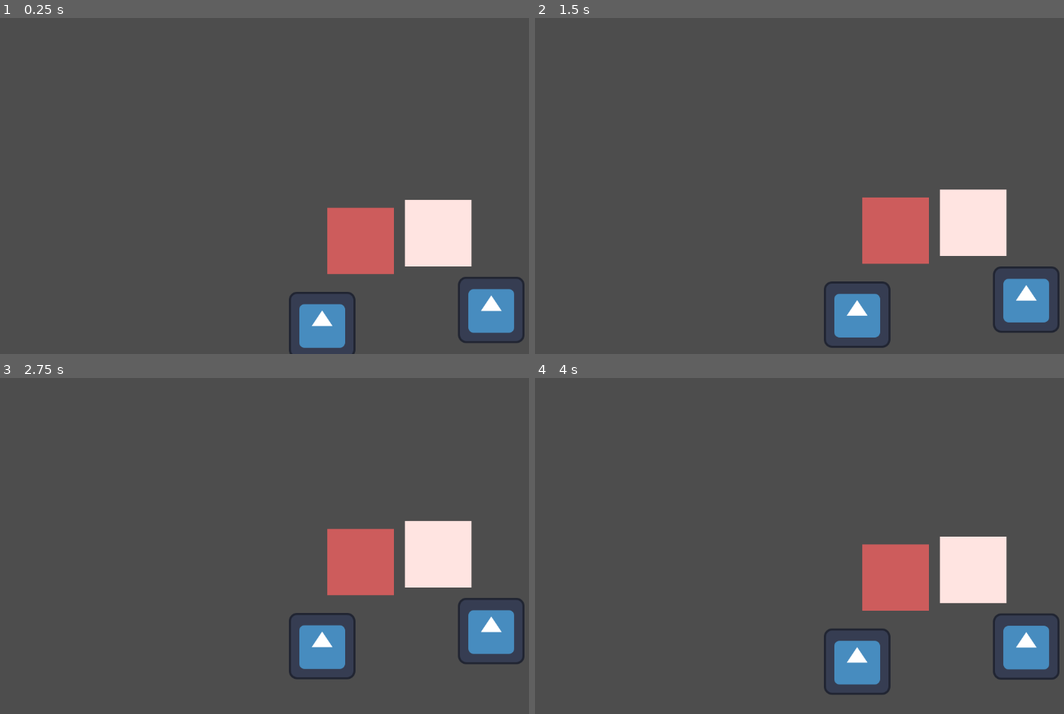
Above: before the commit, frames 1-4 (two rows, left to right).
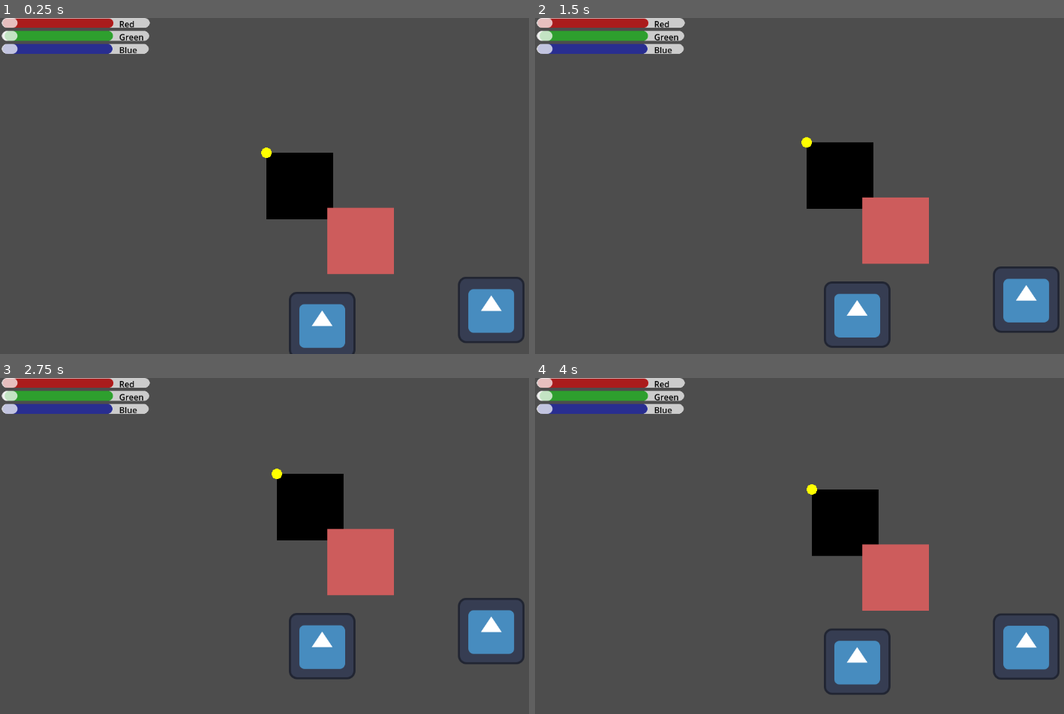
Above: after the commit, the same moments.

Repository: y1z/ms-pixel
Game: Godot game, scene res://Scenes/main.tscn
Same seed, same stepped clock (60 frames per second), same inputs: the game is played once before the commit and once after it. The engine's default icon, where the game draws it, is replaced by a stand-in: a white triangle on a blue panel in a dark square.
Inputs (mouse positions are in pixels of both pictures, inside the frame that each line leads up to):
- Up to frame 1 (0.25 s): no input
- Up to frame 2 (1.5 s): tap Enter at 0.5 s; move the mouse to (968, 169) at 0.52 s; press the mouse at (968, 169) at 0.53 s; hold D (move_right) 0.53-1.28 s; tap Space at 1.25 s; move the mouse to (714, 202) at 1.27 s; release the mouse at (714, 202) at 1.28 s; hold S (move_down) from 1.28 s (still down); click (714, 202) at 1.35 s
- Up to frame 3 (2.75 s): move the mouse to (359, 472) at 2.02 s; release S (move_down) at 2.03 s; press the mouse at (359, 472) at 2.03 s; hold D (move_right) from 2.03 s (still down); tap Enter at 2.1 s
- Up to frame 4 (4 s): tap Enter at 2.75 s; move the mouse to (804, 613) at 2.77 s; release D (move_right) at 2.78 s; release the mouse at (804, 613) at 2.78 s; hold W (move_up) 2.78-3.53 s; tap F at 2.85 s; click (804, 613) at 3.05 s; move the mouse to (1016, 596) at 3.52 s; press the mouse at (1016, 596) at 3.53 s; hold S (move_down) from 3.53 s (still down)

The runs differ from the first frame. In frame 1, 7.5% of the frame differs, in the area x 0-90%, y 0-74%; in frame 2, 7.4%; in frame 3, 7.4%; in frame 4, 7.4%.

Commit message:
Add UI

Diff:
--- /dev/null
+++ b/Entities/basic_theme.tres
@@ -0,0 +1,3 @@
+[gd_resource type="Theme" format=3 uid="uid://bealeuncdmy3b"]
+
+[resource]
--- /dev/null
+++ b/Scenes/h_scroll_bar_theme.tres
@@ -0,0 +1,16 @@
+[gd_resource type="StyleBoxFlat" format=3 uid="uid://bynyywx5h71e7"]
+
+[resource]
+content_margin_left = 0.0
+content_margin_top = 4.0
+content_margin_right = 0.0
+content_margin_bottom = 4.0
+bg_color = Color(0.8784314, 0, 0, 0.63529414)
+border_width_top = 1
+border_width_right = 70
+corner_radius_top_left = 10
+corner_radius_top_right = 10
+corner_radius_bottom_right = 10
+corner_radius_bottom_left = 10
+corner_detail = 6
+expand_margin_right = 70.0
--- a/Scenes/main.tscn
+++ b/Scenes/main.tscn
@@ -1,25 +1,185 @@
-[gd_scene load_steps=5 format=3 uid="uid://dcj8i1iuuxwol"]
+[gd_scene load_steps=11 format=3 uid="uid://dcj8i1iuuxwol"]
 
 [ext_resource type="Script" uid="uid://cs3lxpnvlc3hd" path="res://Scripts/test_create_image.gd" id="1_bo1nx"]
 [ext_resource type="Texture2D" uid="uid://bqxsdths03efw" path="res://Sprites/icon2.svg" id="1_jjgbg"]
 [ext_resource type="Texture2D" uid="uid://bmhj0i2o5i7ga" path="res://Textures/icon_texture.svg" id="3_8gbba"]
+[ext_resource type="StyleBox" uid="uid://bynyywx5h71e7" path="res://Scenes/h_scroll_bar_theme.tres" id="3_21xkr"]
+[ext_resource type="Theme" uid="uid://bealeuncdmy3b" path="res://Entities/basic_theme.tres" id="3_kry3j"]
 [ext_resource type="PackedScene" uid="uid://cjcdpcj4atgb8" path="res://Entities/pixel.tscn" id="4_jjvhh"]
+
+[sub_resource type="Theme" id="Theme_jjvhh"]
+
+[sub_resource type="StyleBoxFlat" id="StyleBoxFlat_21xkr"]
+content_margin_left = 4.0
+content_margin_top = 4.0
+content_margin_right = 4.0
+content_margin_bottom = 4.0
+bg_color = Color(1, 1, 1, 0.7176471)
+border_width_left = 2
+corner_radius_top_left = 10
+corner_radius_top_right = 10
+corner_radius_bottom_right = 10
+corner_radius_bottom_left = 10
+corner_detail = 6
+expand_margin_left = 1.0
+expand_margin_right = 1.0
+
+[sub_resource type="StyleBoxFlat" id="StyleBoxFlat_344ge"]
+content_margin_left = 0.0
+content_margin_top = 4.0
+content_margin_right = 0.0
+content_margin_bottom = 4.0
+bg_color = Color(0.101960786, 0.8352941, 0.101960786, 0.6)
+border_width_left = 5
+border_width_right = 70
+corner_radius_top_left = 10
+corner_radius_top_right = 10
+corner_radius_bottom_right = 10
+corner_radius_bottom_left = 10
+corner_detail = 6
+expand_margin_right = 70.0
+
+[sub_resource type="StyleBoxFlat" id="StyleBoxFlat_6bp64"]
+content_margin_left = 0.0
+content_margin_top = 4.0
+content_margin_right = 0.0
+content_margin_bottom = 4.0
+bg_color = Color(0.06666667, 0.101960786, 0.7411765, 0.6)
+border_width_right = 70
+corner_radius_top_left = 10
+corner_radius_top_right = 10
+corner_radius_bottom_right = 10
+corner_radius_bottom_left = 10
+corner_detail = 6
+expand_margin_right = 68.0
 
 [node name="Main" type="Node2D"]
 script = ExtResource("1_bo1nx")
 
-[node name="Control" type="Control" parent="."]
-layout_mode = 3
-offset_right = 40.0
-offset_bottom = 40.0
-
-[node name="main_sprite" type="Sprite2D" parent="Control"]
-unique_name_in_owner = true
-position = Vector2(117, 106)
-texture = ExtResource("1_jjgbg")
+[node name="Pixel" parent="." instance=ExtResource("4_jjvhh")]
+position = Vector2(266, 91)
 
 [node name="scene_camera" type="Camera2D" parent="."]
 unique_name_in_owner = true
+
+[node name="Control" type="Control" parent="scene_camera"]
+layout_mode = 3
+offset_right = 1152.0
+offset_bottom = 636.0
+
+[node name="CanvasLayer" type="CanvasLayer" parent="scene_camera/Control"]
+
+[node name="VBoxContainer" type="VBoxContainer" parent="scene_camera/Control/CanvasLayer"]
+anchors_preset = -1
+offset_right = 234.0
+offset_bottom = 350.0
+theme_override_constants/separation = 25
+
+[node name="red container" type="HBoxContainer" parent="scene_camera/Control/CanvasLayer/VBoxContainer"]
+layout_mode = 2
+theme_override_constants/separation = 225
+alignment = 1
+
+[node name="horizontal bar control" type="Control" parent="scene_camera/Control/CanvasLayer/VBoxContainer/red container"]
+layout_mode = 2
+mouse_filter = 1
+mouse_default_cursor_shape = 2
+theme = SubResource("Theme_jjvhh")
+
+[node name="HScrollBar" type="HScrollBar" parent="scene_camera/Control/CanvasLayer/VBoxContainer/red container/horizontal bar control"]
+layout_mode = 1
+anchors_preset = -1
+offset_right = 214.0
+offset_bottom = 19.0
+mouse_filter = 1
+mouse_default_cursor_shape = 2
+accessibility_live = 1
+theme_override_styles/scroll = ExtResource("3_21xkr")
+theme_override_styles/grabber = SubResource("StyleBoxFlat_21xkr")
+page = 10.0
+
+[node name="Text control" type="Control" parent="scene_camera/Control/CanvasLayer/VBoxContainer/red container"]
+layout_mode = 2
+
+[node name="Label" type="Label" parent="scene_camera/Control/CanvasLayer/VBoxContainer/red container/Text control"]
+layout_mode = 1
+anchors_preset = -1
+offset_right = 70.0
+offset_bottom = 23.0
+theme_override_colors/font_color = Color(0, 0, 0, 1)
+text = "Red"
+
+[node name="green container" type="HBoxContainer" parent="scene_camera/Control/CanvasLayer/VBoxContainer"]
+layout_mode = 2
+theme_override_constants/separation = 225
+alignment = 1
+
+[node name="horizontal bar control" type="Control" parent="scene_camera/Control/CanvasLayer/VBoxContainer/green container"]
+layout_mode = 2
+mouse_filter = 1
+mouse_default_cursor_shape = 2
+theme = SubResource("Theme_jjvhh")
+
+[node name="HScrollBar" type="HScrollBar" parent="scene_camera/Control/CanvasLayer/VBoxContainer/green container/horizontal bar control"]
+layout_mode = 1
+anchors_preset = -1
+offset_right = 213.0
+offset_bottom = 19.0
+mouse_filter = 1
+mouse_default_cursor_shape = 2
+accessibility_live = 1
+theme = ExtResource("3_kry3j")
+theme_override_styles/scroll = SubResource("StyleBoxFlat_344ge")
+theme_override_styles/grabber = SubResource("StyleBoxFlat_21xkr")
+page = 10.0
+
+[node name="Text control" type="Control" parent="scene_camera/Control/CanvasLayer/VBoxContainer/green container"]
+layout_mode = 2
+
+[node name="Label" type="Label" parent="scene_camera/Control/CanvasLayer/VBoxContainer/green container/Text control"]
+layout_mode = 1
+anchors_preset = -1
+offset_right = 70.0
+offset_bottom = 23.0
+theme_override_colors/font_color = Color(0, 0, 0, 1)
+theme_override_colors/font_outline_color = Color(0, 0.80784315, 0, 1)
+text = "Green"
+
+[node name="blue container" type="HBoxContainer" parent="scene_camera/Control/CanvasLayer/VBoxContainer"]
+layout_mode = 2
+theme_override_constants/separation = 225
+alignment = 1
+
+[node name="horizontal bar control" type="Control" parent="scene_camera/Control/CanvasLayer/VBoxContainer/blue container"]
+layout_mode = 2
+mouse_filter = 1
+mouse_default_cursor_shape = 2
+theme = SubResource("Theme_jjvhh")
+
+[node name="HScrollBar" type="HScrollBar" parent="scene_camera/Control/CanvasLayer/VBoxContainer/blue container/horizontal bar control"]
+layout_mode = 1
+anchors_preset = -1
+offset_right = 214.0
+offset_bottom = 19.0
+mouse_filter = 1
+mouse_default_cursor_shape = 2
+accessibility_live = 1
+theme = ExtResource("3_kry3j")
+theme_override_styles/scroll = SubResource("StyleBoxFlat_6bp64")
+theme_override_styles/grabber = SubResource("StyleBoxFlat_21xkr")
+page = 10.0
+
+[node name="Text control" type="Control" parent="scene_camera/Control/CanvasLayer/VBoxContainer/blue container"]
+layout_mode = 2
+
+[node name="Label" type="Label" parent="scene_camera/Control/CanvasLayer/VBoxContainer/blue container/Text control"]
+layout_mode = 1
+anchors_preset = -1
+offset_right = 70.0
+offset_bottom = 23.0
+theme_override_colors/font_color = Color(0, 0, 0, 1)
+theme_override_colors/font_outline_color = Color(0.44434237, 0.5831445, 0.97240716, 1)
+text = "Blue"
 
 [node name="IconTexture" type="Sprite2D" parent="."]
 position = Vector2(368, 239)
@@ -29,5 +189,7 @@
 position = Vector2(43, 268)
 texture = ExtResource("3_8gbba")
 
-[node name="Pixel" parent="." instance=ExtResource("4_jjvhh")]
-position = Vector2(266, 91)
+[node name="main_sprite" type="Sprite2D" parent="."]
+unique_name_in_owner = true
+position = Vector2(117, 106)
+texture = ExtResource("1_jjgbg")
--- a/Scripts/pixel.gd
+++ b/Scripts/pixel.gd
@@ -1,14 +1,21 @@
 extends Sprite2D
-
+#region const
 const DEFAULT_WIDTH : int = 128
 const DEFAULT_HEIGHT: int = 128
+#endregion
+
 var raw_image : Image
 var current_color :Color
 var image_texture : ImageTexture
+var sprite_rect : Rect2
 
 func _ready() -> void:
 	raw_image = Image.create_empty(DEFAULT_WIDTH , DEFAULT_HEIGHT, true , Image.Format.FORMAT_RGBA8)
-	current_color = Color.MISTY_ROSE
+	image_texture = ImageTexture.create_from_image(raw_image)
+	self.texture = image_texture
+	self.position = Vector2(0,0)
+	current_color = Color.BLACK
+	sprite_rect = get_sprite_hitbox()
 
 	for i in raw_image.get_height():
 		for j in raw_image.get_width():
@@ -17,3 +24,31 @@
 	image_texture  =ImageTexture.create_from_image(raw_image)
 	self.texture = image_texture
 	pass
+
+func _input(event: InputEvent) -> void:
+	if event.is_action_pressed("l_click"):
+		var mouse_pos := to_local(get_global_mouse_position())
+		var is_inside_hitbox :bool = sprite_rect.has_point(mouse_pos)
+		print("is insde hitbox %s" % is_inside_hitbox)
+		if !is_inside_hitbox : return
+		var inside_sprite_pos:Vector2 = mouse_pos - sprite_rect.position
+		raw_image.set_pixel(inside_sprite_pos.x,inside_sprite_pos.y,Color.GOLD)
+		image_texture.update(raw_image)
+		self.texture = image_texture
+		pass
+
+	if event.is_action_pressed("move_right"):
+		self.position.x += 10.0
+		pass
+	pass
+
+func _draw() -> void:
+	if !OS.is_debug_build() : return
+	draw_circle(sprite_rect.position,10.0,Color.YELLOW)
+	pass
+
+
+func get_sprite_hitbox() -> Rect2:
+	var sprite_size := Vector2(self.texture.get_width(),self.texture.get_height())
+	var hitbox_offset :Vector2 = Vector2(sprite_size.x * 0.5,sprite_size.y * 0.5)
+	return Rect2(self.position - hitbox_offset ,sprite_size) ;
--- a/Scripts/test_create_image.gd
+++ b/Scripts/test_create_image.gd
@@ -31,7 +31,6 @@
 	if  event.is_action_pressed("l_click"):
 		var mouse_pos := to_local(get_global_mouse_position())
 		var is_inside_sprite :bool =sprite_rect.has_point(mouse_pos );
-		print( "clicked inside raw_image %s" % is_inside_sprite)
 		if !is_inside_sprite : return;
 
 		match current_color:
